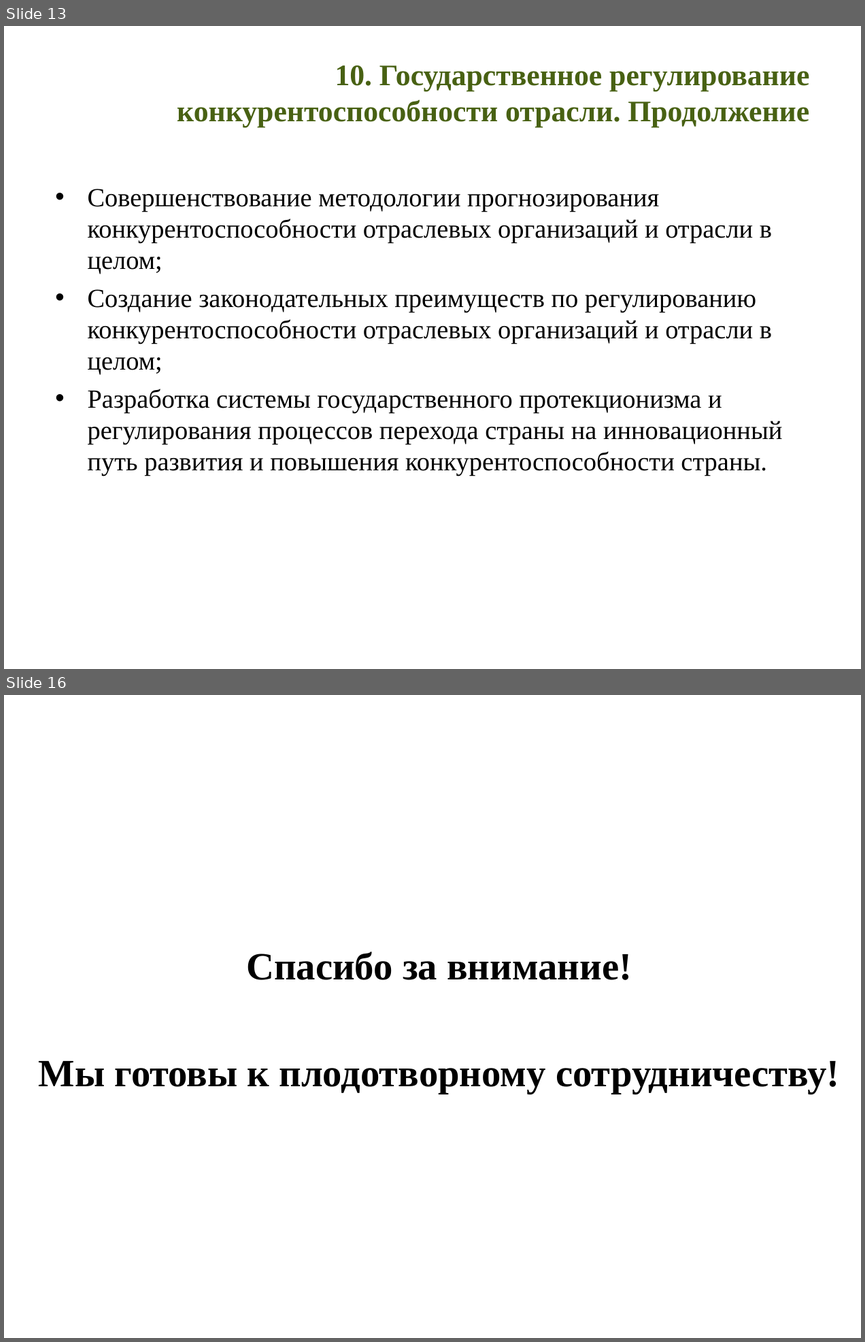
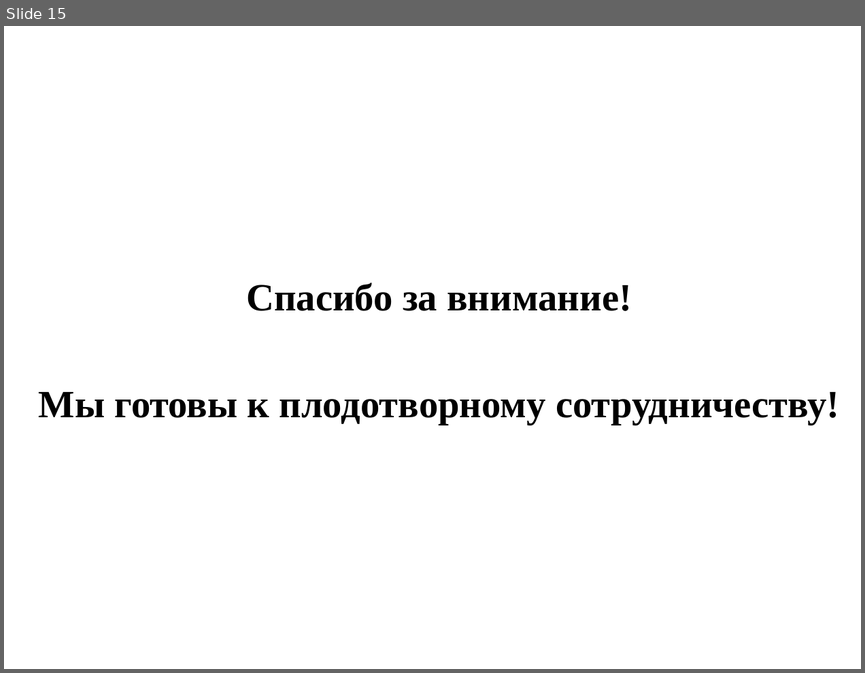
Before and after one commit to ocmsystem/ocmsystem.github.io, a slide deck: files/presentations/Presentation_OCMSystem_RU.ppt. Shown one above the other, each under a label of ours: slides 13 and 16 before the commit, slide 15 after it; the slides between them are not shown. The pictures are 865x1342 and 865x673 pixels, drawn with LibreOffice and Linux fonts; fonts in the diff are those of the drawing; background and template pictures are left out. Boxes give left, top, right and bottom in pixels: in the first picture for what was removed or moved away, otherwise in the second. Text is boxed around its words. In the diff, an @@ line names an element or a change of style, - is before the commit and + after.

Commit message:
Update russian presentation and main page text

```diff
--- a/files/presentations/Presentation_OCMSystem_RU.ppt
+++ b/files/presentations/Presentation_OCMSystem_RU.ppt
@@ slide 13 removed at [4, 26, 861, 669], background picture (left out) @@
@@ title removed at [177, 65, 809, 127] @@
-10. Государственное регулирование конкурентоспособности отрасли. Продолжение
@@ text removed at [88, 189, 782, 476] @@
-• Совершенствование методологии прогнозирования конкурентоспособности отраслевых организаций и отрасли в целом;
-• Создание законодательных преимуществ по регулированию конкурентоспособности отраслевых организаций и отрасли в целом;
-• Разработка системы государственного протекционизма и регулирования процессов перехода страны на инновационный путь развития и повышения конкурентоспособности страны.
@@ what was slide 16 is now slide 15 @@
```
Also in this commit, not shown: 5 slides changed, 1 slide added, 1 other slide removed, 1 other file.
